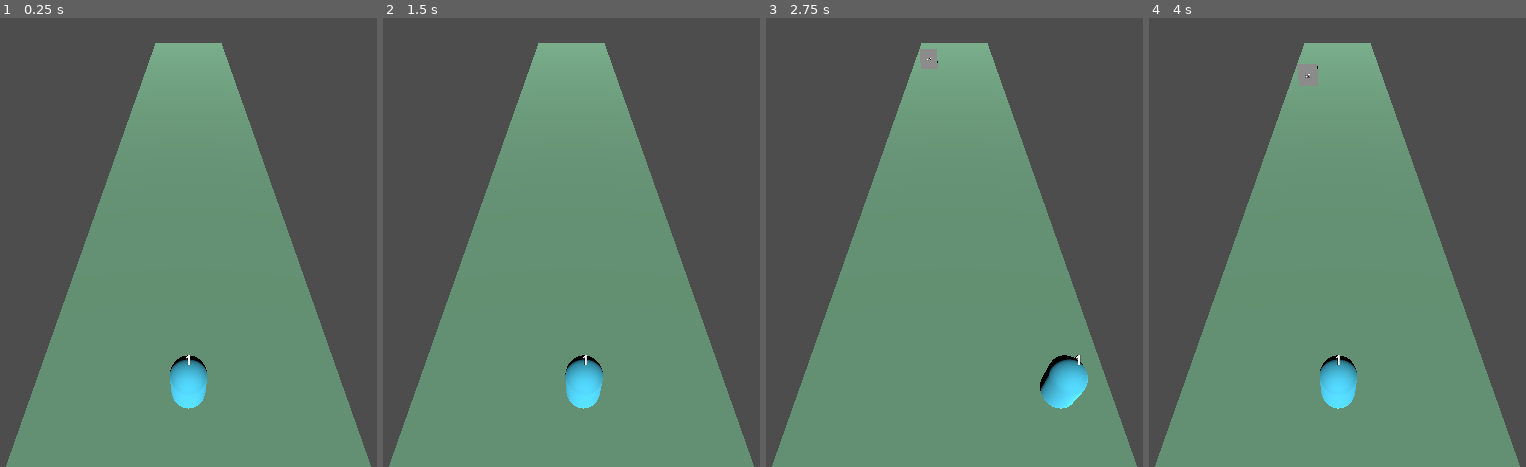
Above: before the commit, frames 1-4 (left to right).
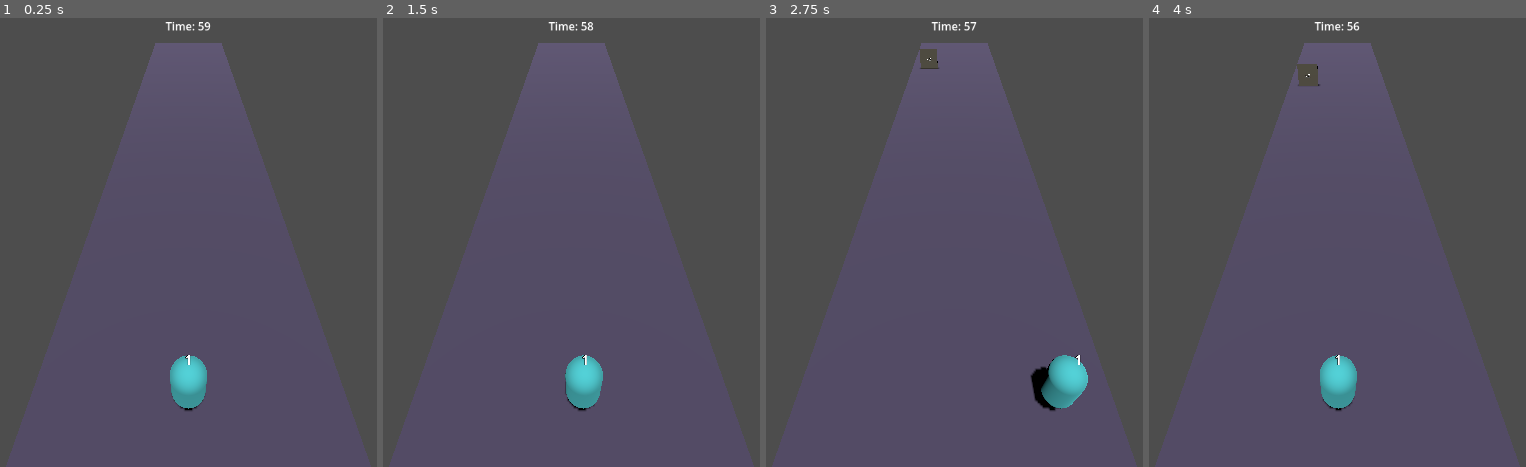
Above: after the commit, the same moments.

Repository: shuhei0916/music-shooter
Game: Godot game, scene res://main.tscn
Same seed, same stepped clock (60 frames per second), same inputs: the game is played once before the commit and once after it.
Inputs:
- Up to frame 1 (0.25 s): no input
- Up to frame 2 (1.5 s): tap Enter (ui_accept) at 0.5, 0.77 s; hold Right (ui_right) 0.53-1.28 s; hold Left (ui_left) from 1.28 s (still down)
- Up to frame 3 (2.75 s): tap Enter (ui_accept) at 1.52 s; release Left (ui_left) at 2.03 s; hold Right (ui_right) from 2.03 s (still down)
- Up to frame 4 (4 s): tap Enter (ui_accept) at 3.02, 3.77 s; release Right (ui_right) at 3.53 s; hold Left (ui_left) from 3.53 s (still down)

The runs differ from the first frame. In frame 1, 54% of the frame differs, in the area x 1-99%, y 0-100%; in frame 2, 54%; in frame 3, 54%; in frame 4, 54%.

Commit message:
Add game UI with timer and result handling; integrate game over logic

Diff:
--- a/enemy.gd
+++ b/enemy.gd
@@ -21,4 +21,4 @@
 func update_label():
 	var label = $Label3D
 	if label:
-		label.text = str(hp)
+		label.text = get_node("/root/Utils").format_number(hp)
--- /dev/null
+++ b/game_ui.gd
@@ -0,0 +1,40 @@
+extends Control
+
+@onready var time_label = $TimeLabel
+@onready var result_panel = $ResultPanel
+@onready var result_label = $ResultPanel/ResultLabel
+@onready var new_run_button = $ResultPanel/NewRunButton
+
+var time_left = 60
+
+func _ready():
+	new_run_button.connect("pressed", Callable(self, "_on_new_run_pressed"))
+
+func _process(delta):
+	if time_left > 0:
+		time_left -= delta
+		time_label.text = "Time: " + str(int(time_left))
+		if time_left <= 0:
+			show_result(true) # Run Completed
+
+func show_result(is_win):
+	result_panel.visible = true
+	if is_win:
+		result_label.text = "Run Completed!"
+	else:
+		result_label.text = "Game Over"
+
+	# Stop the spawner and player
+	var root = get_tree().get_root().get_node("Main")
+	if root:
+		var spawner = root.get_node("Spawner")
+		if spawner:
+			spawner.set_process(false)
+			spawner.get_node("SpawnTimer").stop()
+
+		var player = root.get_node("Player")
+		if player:
+			player.set_physics_process(false)
+
+func _on_new_run_pressed():
+	get_tree().reload_current_scene()
--- /dev/null
+++ b/game_ui.tscn
@@ -0,0 +1,66 @@
+[gd_scene load_steps=2 format=3 uid="uid://d3w4w5g6h7j8h"]
+
+[ext_resource type="Script" path="res://game_ui.gd" id="1_abcde"]
+
+[node name="GameUI" type="Control"]
+layout_mode = 3
+anchors_preset = 15
+anchor_right = 1.0
+anchor_bottom = 1.0
+grow_horizontal = 2
+grow_vertical = 2
+script = ExtResource("1_abcde")
+
+[node name="TimeLabel" type="Label" parent="."]
+layout_mode = 1
+anchors_preset = 5
+anchor_left = 0.5
+anchor_right = 0.5
+offset_left = -50.0
+offset_right = 50.0
+offset_bottom = 23.0
+grow_horizontal = 2
+text = "Time: 60"
+horizontal_alignment = 1
+
+[node name="ResultPanel" type="Panel" parent="."]
+visible = false
+layout_mode = 1
+anchors_preset = 8
+anchor_left = 0.5
+anchor_top = 0.5
+anchor_right = 0.5
+anchor_bottom = 0.5
+offset_left = -150.0
+offset_top = -100.0
+offset_right = 150.0
+offset_bottom = 100.0
+grow_horizontal = 2
+grow_vertical = 2
+
+[node name="ResultLabel" type="Label" parent="ResultPanel"]
+layout_mode = 1
+anchors_preset = 5
+anchor_left = 0.5
+anchor_right = 0.5
+offset_left = -100.0
+offset_top = 20.0
+offset_right = 100.0
+offset_bottom = 43.0
+grow_horizontal = 2
+text = "Run Completed!"
+horizontal_alignment = 1
+
+[node name="NewRunButton" type="Button" parent="ResultPanel"]
+layout_mode = 1
+anchors_preset = 7
+anchor_left = 0.5
+anchor_top = 1.0
+anchor_right = 0.5
+anchor_bottom = 1.0
+offset_left = -50.0
+offset_top = -40.0
+offset_right = 50.0
+grow_horizontal = 2
+grow_vertical = 0
+text = "New Run"
--- a/main.gd
+++ b/main.gd
@@ -7,6 +7,7 @@
 func _ready():
 	player = get_node("Player")
 	player.hp_changed.connect(_on_player_hp_changed)
+	player.game_over_signal.connect(_on_game_over)
 
 
 	# Connect to Spawner
@@ -38,10 +39,15 @@
 	if player:
 		player.take_damage(enemy_hp)
 
+func _on_game_over():
+	var ui = get_node("GameUI")
+	if ui:
+		ui.show_result(false) # It's a loss
+
 func _on_player_hp_changed(new_hp):
 	var hp_label = player.get_node("HPLabel")
 	if hp_label:
-		hp_label.text = str(new_hp)
+		hp_label.text = get_node("/root/Utils").format_number(new_hp)
 
 func _process(delta):
 	for obj in get_tree().get_nodes_in_group("world_objects"):
--- a/main.tscn
+++ b/main.tscn
@@ -1,10 +1,11 @@
-[gd_scene load_steps=12 format=3 uid="uid://dllqgs6rewvnf"]
+[gd_scene load_steps=13 format=3 uid="uid://dllqgs6rewvnf"]
 
 [ext_resource type="Script" uid="uid://bupdlarvsyf3n" path="res://main.gd" id="1_main"]
 [ext_resource type="Script" uid="uid://ccqrk60asdt1" path="res://player/player.gd" id="2_player"]
 [ext_resource type="Script" uid="uid://blojv0rl7li1p" path="res://spawner.gd" id="3_spawner"]
 [ext_resource type="PackedScene" uid="uid://c1w2w3g4h5j6h" path="res://enemy.tscn" id="4_enemy"]
 [ext_resource type="PackedScene" uid="uid://d2w3w4g5h6j7h" path="res://gate.tscn" id="5_gate"]
+[ext_resource type="PackedScene" path="res://game_ui.tscn" id="6_ui"]
 
 [sub_resource type="CapsuleShape3D" id="CapsuleShape3D_player"]
 
@@ -18,7 +19,7 @@
 size = Vector3(10, 1, 100)
 
 [sub_resource type="StandardMaterial3D" id="StandardMaterial3D_h2yge"]
-albedo_color = Color(0.513726, 0.74902, 0.592157, 1)
+albedo_color = Color(0.309804, 0.294118, 0.470588, 1)
 
 [sub_resource type="PlaneMesh" id="PlaneMesh_ground"]
 material = SubResource("StandardMaterial3D_h2yge")
@@ -27,13 +28,17 @@
 [node name="Main" type="Node3D"]
 script = ExtResource("1_main")
 
+[node name="GameUI" parent="." instance=ExtResource("6_ui")]
+
 [node name="Spawner" type="Node" parent="."]
 script = ExtResource("3_spawner")
 enemy_scene = ExtResource("4_enemy")
 gate_scene = ExtResource("5_gate")
 
 [node name="DirectionalLight3D" type="DirectionalLight3D" parent="."]
-transform = Transform3D(1, 0, 0, 0, 0.866025, 0.5, 0, -0.5, 0.866025, 0, 4, 0)
+transform = Transform3D(1, 0, 0, 0, 0.258819, 0.965925, 0, -0.965925, 0.258819, 0, 10, 2)
+light_color = Color(1, 0.956863, 0.839216, 1)
+shadow_enabled = true
 
 [node name="Camera3D" type="Camera3D" parent="."]
 transform = Transform3D(1, 0, 0, 0, 0.707107, 0.707107, 0, -0.707107, 0.707107, 0, 10, 3)
--- a/player/player.gd
+++ b/player/player.gd
@@ -1,6 +1,7 @@
 extends CharacterBody3D
 
 signal hp_changed(new_hp)
+signal game_over_signal
 
 var character_count = 1:
 	set(value):
@@ -61,4 +62,5 @@
 
 func game_over():
 	print("GAME OVER")
-	get_tree().reload_current_scene() # Restart the game
+	emit_signal("game_over_signal")
+	# The game over screen will now handle restarting
--- a/project.godot
+++ b/project.godot
@@ -14,3 +14,7 @@
 run/main_scene="res://main.tscn"
 config/features=PackedStringArray("4.4", "Forward Plus")
 config/icon="res://icon.svg"
+
+[autoload]
+
+Utils="*res://utils.gd"
--- a/spawner.gd
+++ b/spawner.gd
@@ -9,6 +9,7 @@
 
 func _ready():
 	spawn_timer = Timer.new()
+	spawn_timer.name = "SpawnTimer" # Give the timer a name
 	spawn_timer.wait_time = 2.0 # Spawn every 2 seconds
 	spawn_timer.autostart = true
 	spawn_timer.connect("timeout", Callable(self, "_on_spawn_timer_timeout"))
--- /dev/null
+++ b/utils.gd
@@ -0,0 +1,20 @@
+extends Node
+
+# Formats a number into a string with metric suffixes (K, M, B, T)
+func format_number(num):
+	if num < 1000:
+		return str(num)
+
+	var suffixes = ["", "K", "M", "B", "T"] # Kilo, Mega, Giga(Billion), Tera
+	var i = 0
+	var num_float = float(num)
+
+	while num_float >= 1000.0 and i < suffixes.size() - 1:
+		num_float /= 1000.0
+		i += 1
+
+	# Format to one decimal place if it's not a whole number
+	if fmod(num_float, 1.0) == 0:
+		return str(int(num_float)) + suffixes[i]
+	else:
+		return "%.1f" % num_float + suffixes[i]
Not shown, added: game_ui.gd.uid
Not shown, added: utils.gd.uid
